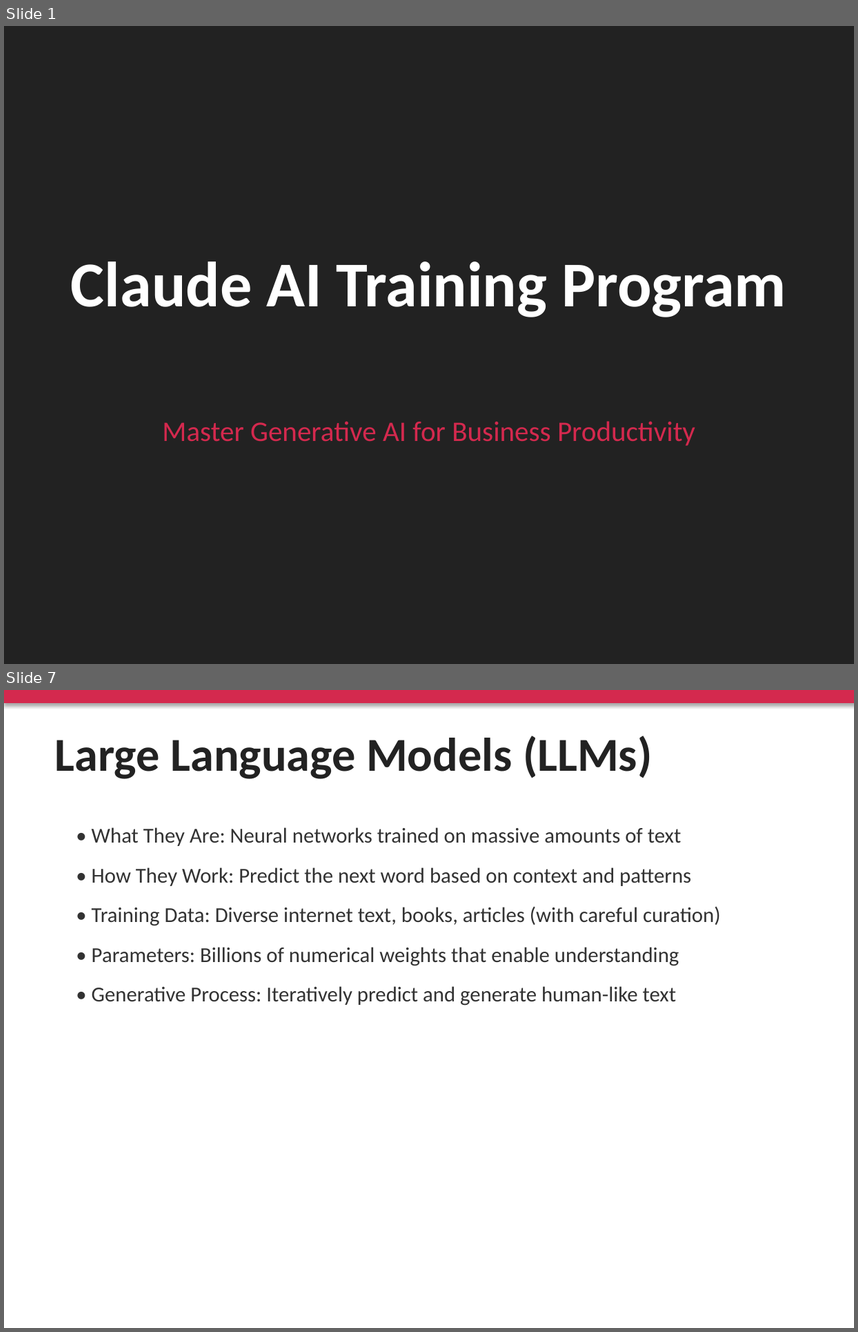
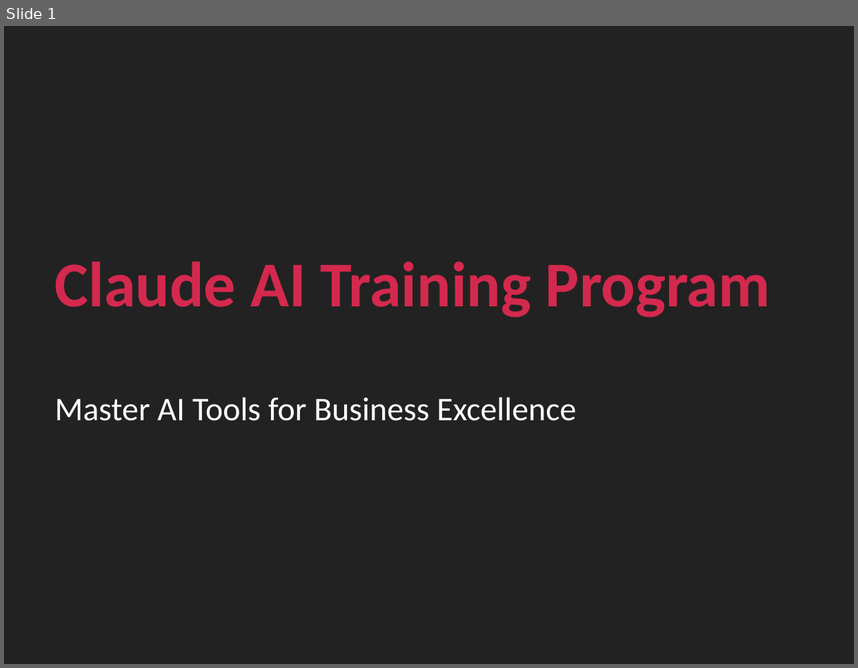
Before and after one commit to biswajitdas793-del/Self, a slide deck: training-program/presentation/Claude_AI_Training_Program.pptx. Shown one above the other, each under a label of ours: slides 1 and 7 before the commit, slide 1 after it; the slides between them are not shown. The pictures are 858x1332 and 858x668 pixels, drawn with LibreOffice and Linux fonts; fonts in the diff are those of the drawing. Boxes give left, top, right and bottom in pixels: in the first picture for what was removed or moved away, otherwise in the second. Text is boxed around its words. In the diff, an @@ line names an element or a change of style, - is before the commit and + after.

```diff
--- a/training-program/presentation/Claude_AI_Training_Program.pptx
+++ b/training-program/presentation/Claude_AI_Training_Program.pptx
@@ slide 7 removed at (4,690,854,1328), background #FFFFFF @@
@@ rectangle removed at (4,690,854,702) @@
@@ text removed at (55,736,652,779) @@
-Large Language Models (LLMs)
@@ text removed at (92,827,721,1005) @@
-• What They Are: Neural networks trained on massive amounts of text
-• How They Work: Predict the next word based on context and patterns
-• Training Data: Diverse internet text, books, articles (with careful curation)
-• Parameters: Billions of numerical weights that enable understanding
-• Generative Process: Iteratively predict and generate human-like text
@@ slide 1 changed as well @@
@@ text "Claude AI Training Program" at (55,261,771,317): text colour #FFFFFF to #D4294E; alignment centre to left @@
@@ text at (55,397,576,421): text changed; size 24 to 28 pt; text colour #D4294E to #FFFFFF @@
-Master Generative AI for Business Productivity
+Master AI Tools for Business Excellence
```
Also in this commit, not shown: 5 other slides changed, 92 slides added, 110 other slides removed, 1 other file.
